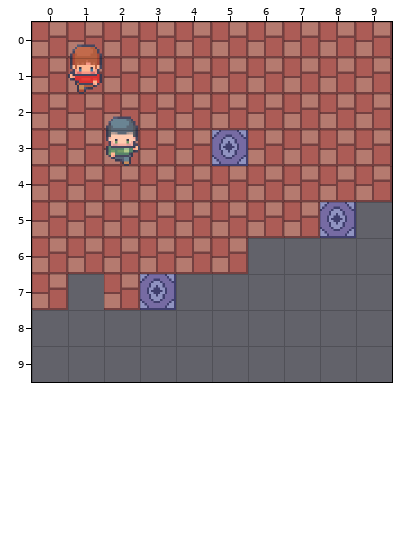
Tiled map -- assets/sc1/multitileset.tmx. The first picture shows the starting point.
Cells are 48x48 px. Shown: x 0..9, y 0..9.
Once edited:
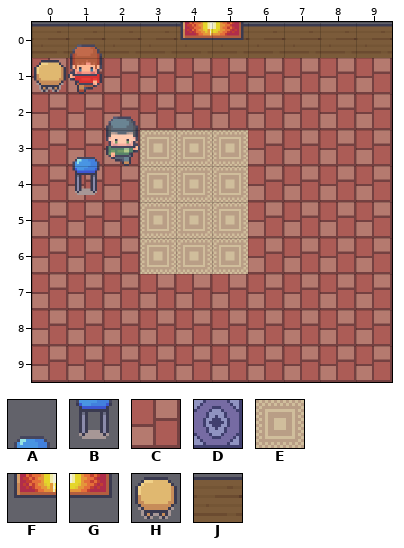
Key: from "Basement_02": A 77, B 93; from "Floors_TILESET_A2_": C 4, D 22, E 56; from "Generic_01": F 19, G 20, H 53, J 224.
_ is an empty cell.
Tiles of an added or newly shown layer are drawn over the layers below it.
Changes in this commit:
Layer "base":
y 0: x 0..9 CCCCCCCCCC -> JJJJJJJJJJ
y 3: x 3..5 CCD -> EEE
y 4: x 3..5 CCC -> EEE
y 5: x 3..5 CCC -> EEE; x 8..9 D_ -> CC
y 6: x 3..9 CCC____ -> EEECCCC
y 7: x 1 _ -> C; x 3..9 D______ -> CCCCCCC
y 8..9: x 0..9 __________ -> CCCCCCCCCC
Layer "base2" (added):
y 0: x 4..5 __ -> FG
y 1: x 0 _ -> H
y 3: x 1 _ -> A
y 4: x 1 _ -> B
Changed places in both pictures, as pixel boxes (x1, y1, x2, y2):
changed: (32, 22, 392, 92)
changed: (32, 130, 392, 382)
